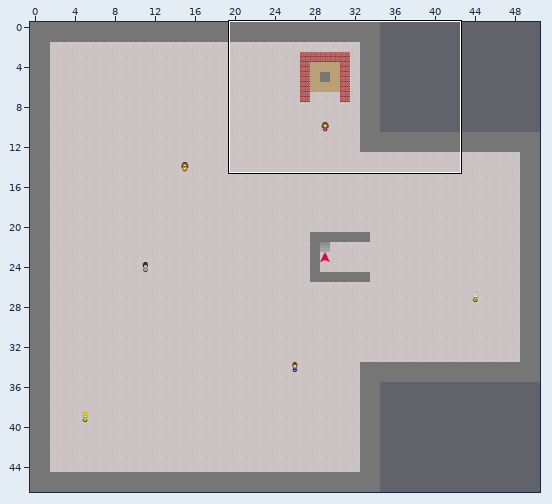
Tiled map -- map/roof_floor.tmx. Above: a wide view before the commit, with the close-up outlined.
Close-up. Before:
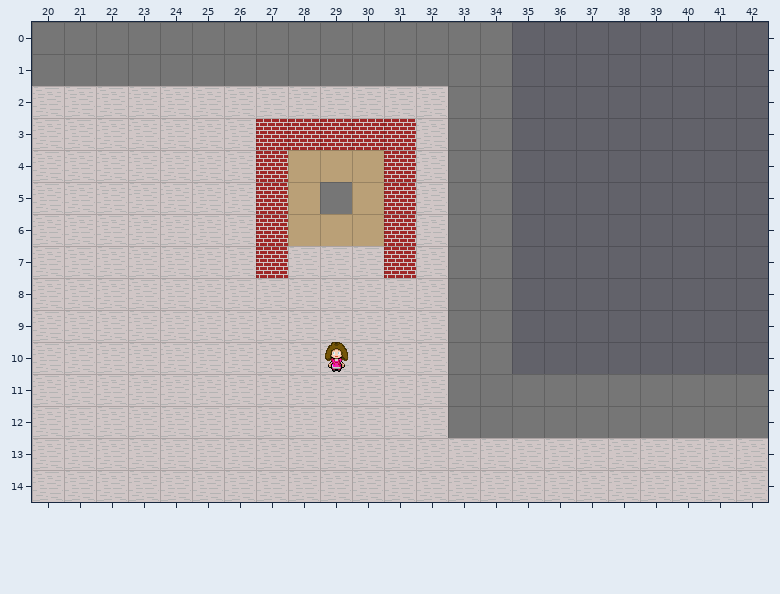
Cells are 32x32 px. Shown: x 20..42, y 0..14. The commit also changed other parts of the map, which this record leaves out.
Now the later version:
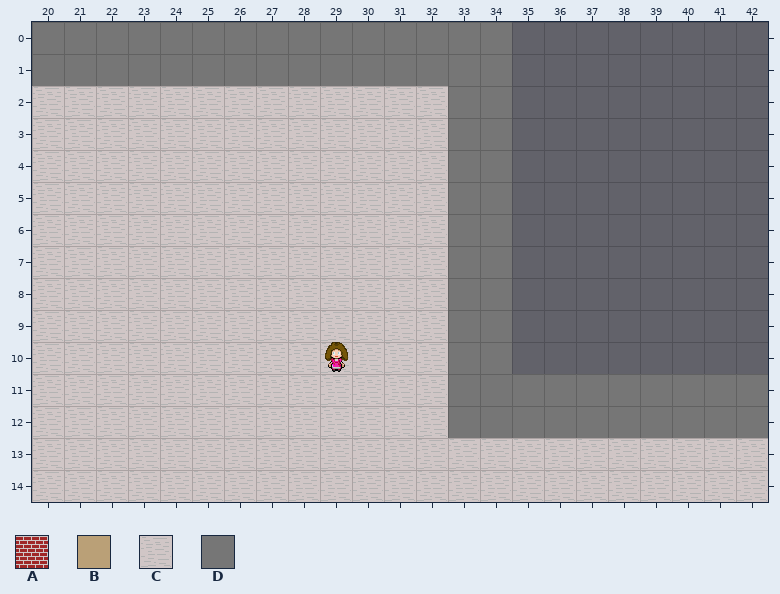
Key: from "floors_tiled_ready": A 0, B 3, C 12, D 13.
_ is an empty cell.
From old to new:
Layer "base":
y 3: x 27..31 AAAAA -> CCCCC
y 4: x 27..31 ABBBA -> CCCCC
y 5: x 27..31 ABDBA -> CCCCC
y 6: x 27..31 ABBBA -> CCCCC
y 7: x 27 A -> C; x 31 A -> C
Pixel boxes of the changes (left, top, right, bottom) in both close-ups:
changed: (256, 119, 416, 278)
